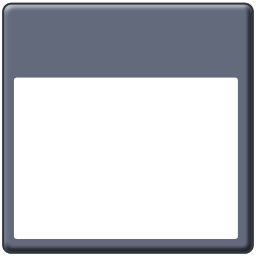
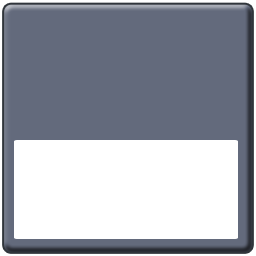
Revision of a layered 256x256 image; what changed, layer by layer:
painted on "Shape 2", masked it over left=13, top=77, right=238, bottom=239
painted on "Shape 1", masked it over left=4, top=4, right=252, bottom=251
